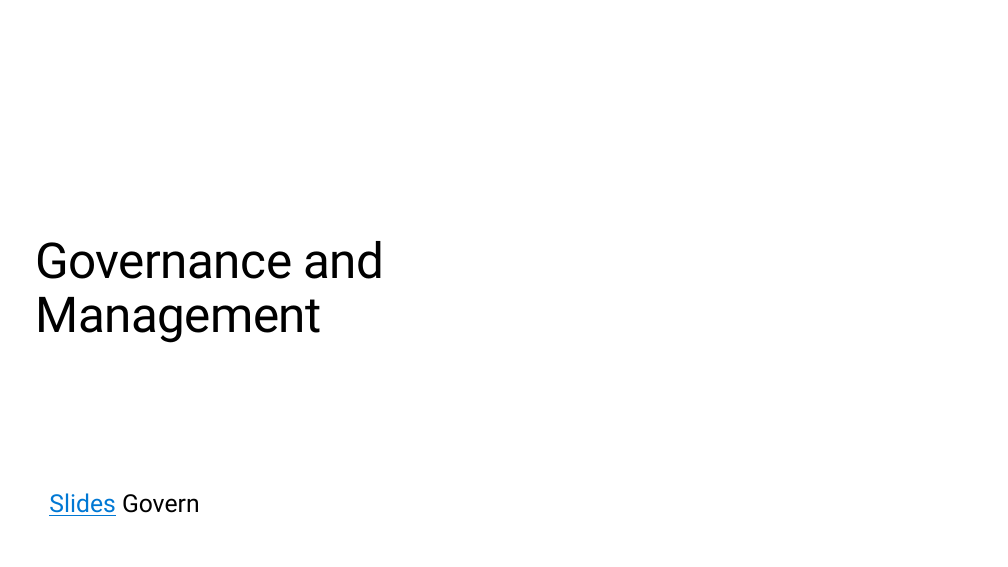
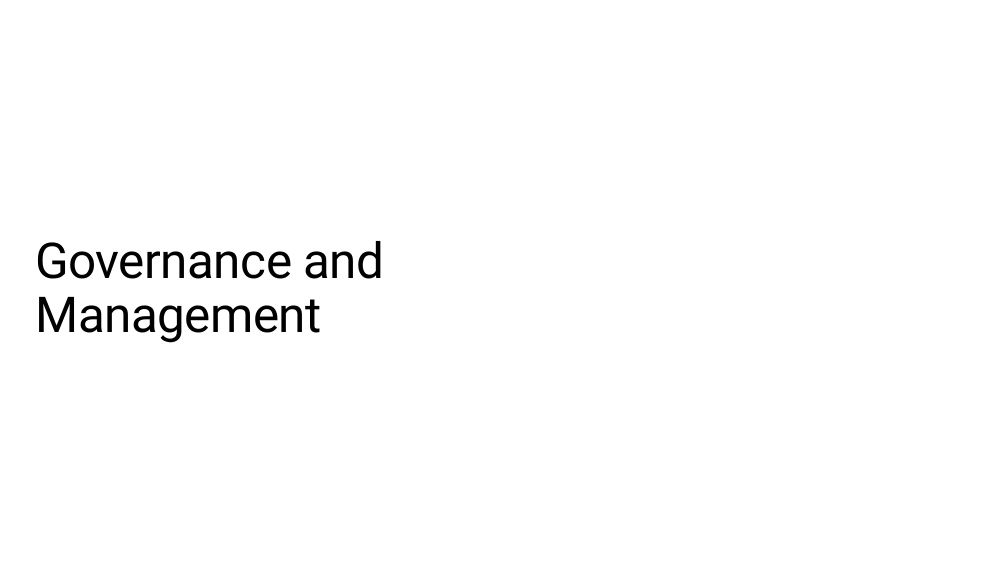
Before and after one commit to caf-expert/CAF-Hackathon-Migration, a slide deck: slide 22 of sources/WalkingDeck-CAF-Migrate.pptx. Drawn at 1008x567 pixels with LibreOffice and Linux fonts; fonts in the diff are those of the drawing; background and template pictures are left out. Boxes give left, top, right and bottom in pixels: in the first picture for what was removed or moved away, otherwise in the second. Text is boxed around its words. In the diff, an @@ line names an element or a change of style, - is before the commit and + after.

```diff
--- a/sources/WalkingDeck-CAF-Migrate.pptx
+++ b/sources/WalkingDeck-CAF-Migrate.pptx
@@ text removed at <box>49,493,200,516</box> @@
-Slides Govern
```
Also in this commit, not shown: 3 other slides changed, 2 slides added, 1 slide removed.
